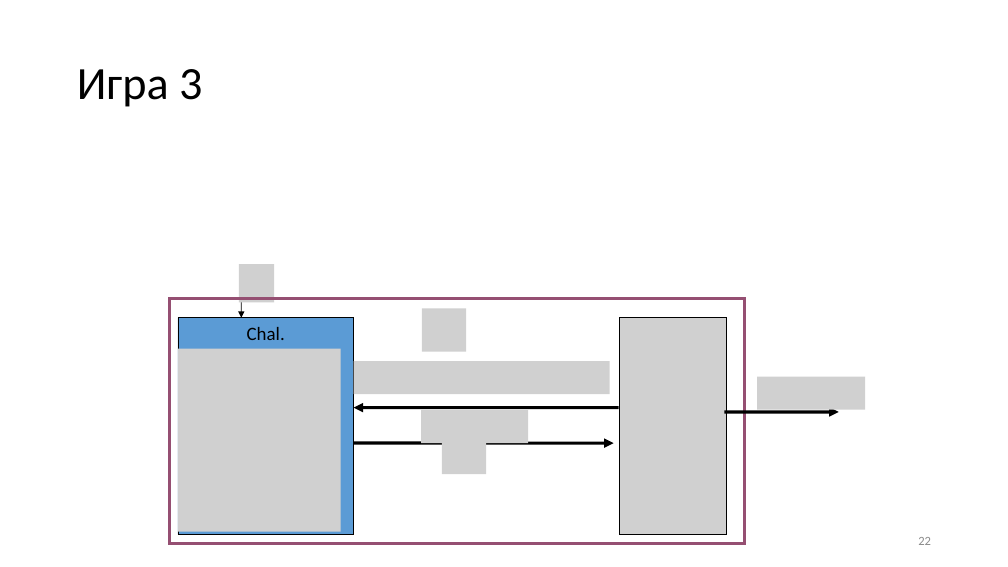
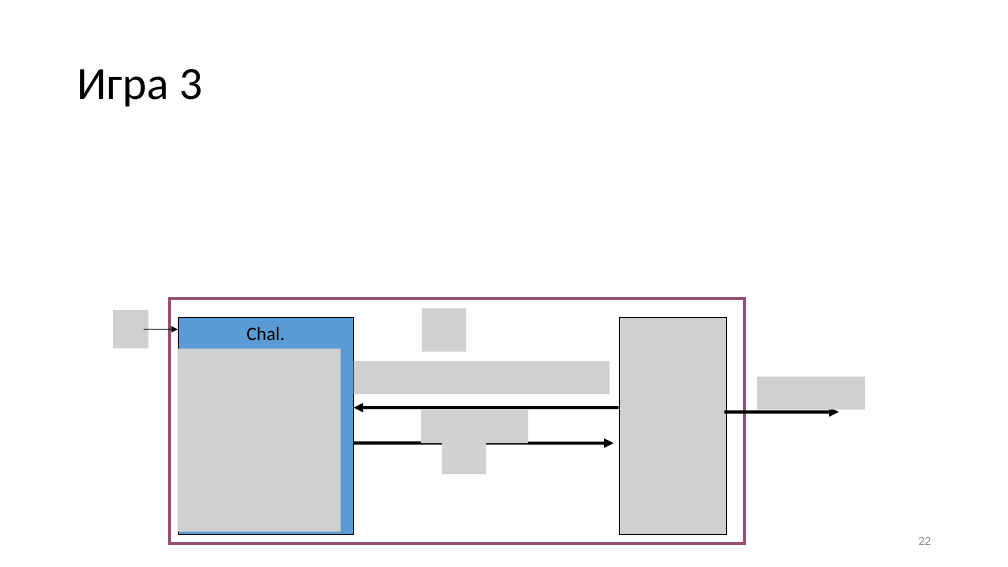
Before and after one commit to CryptoCourse/CryptoLectures, a slide deck: slide 22 of Lectures/Lecture7.pptx. Drawn at 1008x567 pixels with LibreOffice and Linux fonts; fonts in the diff are those of the drawing; grey boxes stand for pictures. Boxes give left, top, right and bottom in pixels: in the first picture for what was removed or moved away, otherwise in the second. Text is boxed around its words. In the diff, an @@ line names an element or a change of style, - is before the commit and + after.

```diff
--- a/Lectures/Lecture7.pptx
+++ b/Lectures/Lecture7.pptx
@@ picture removed at bbox=[239, 264, 274, 302] @@
@@ picture added at bbox=[113, 310, 149, 348] @@
@@ arrow moved from (241, 275) - (241, 318) to (144, 329) - (178, 330) @@
```
Also in this commit, not shown: 3 other slides changed, 4 other files.
